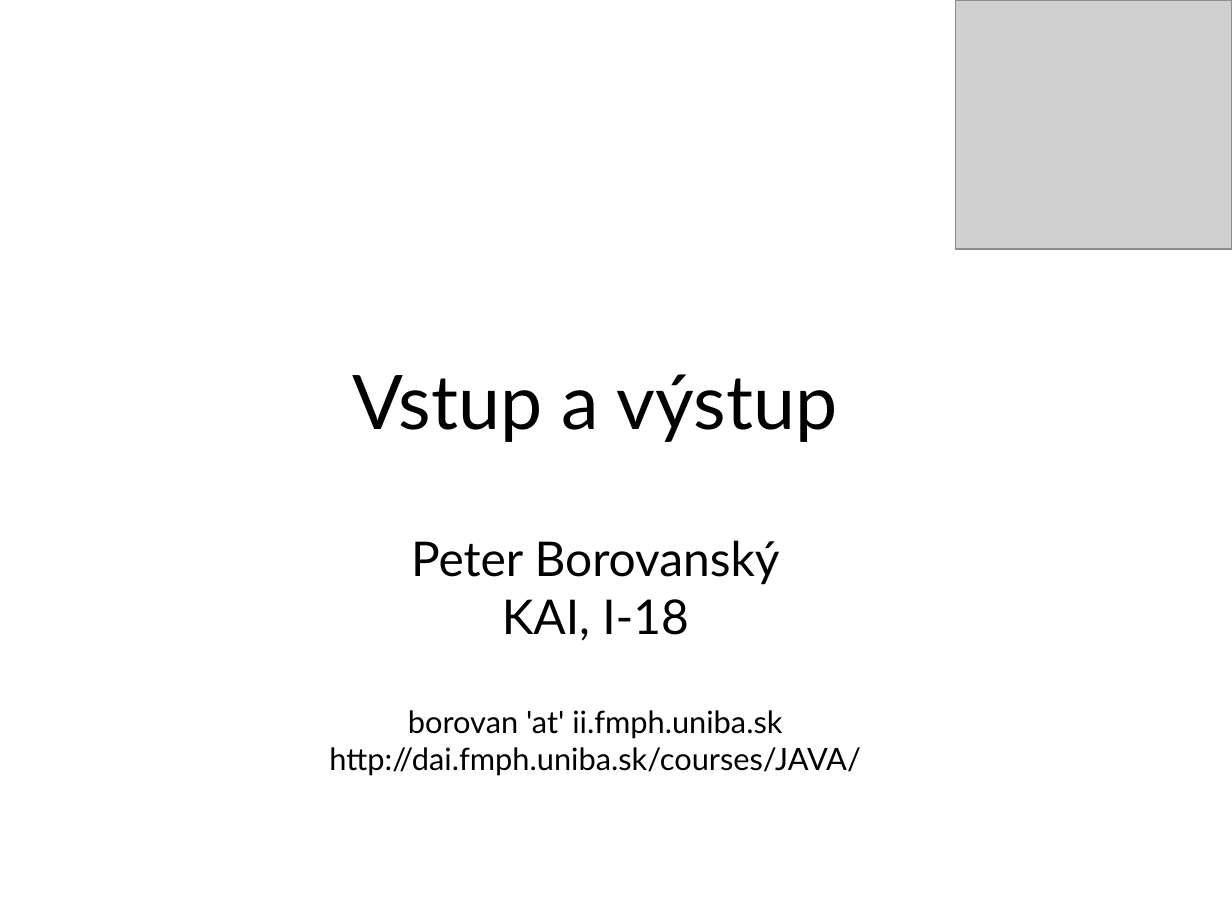
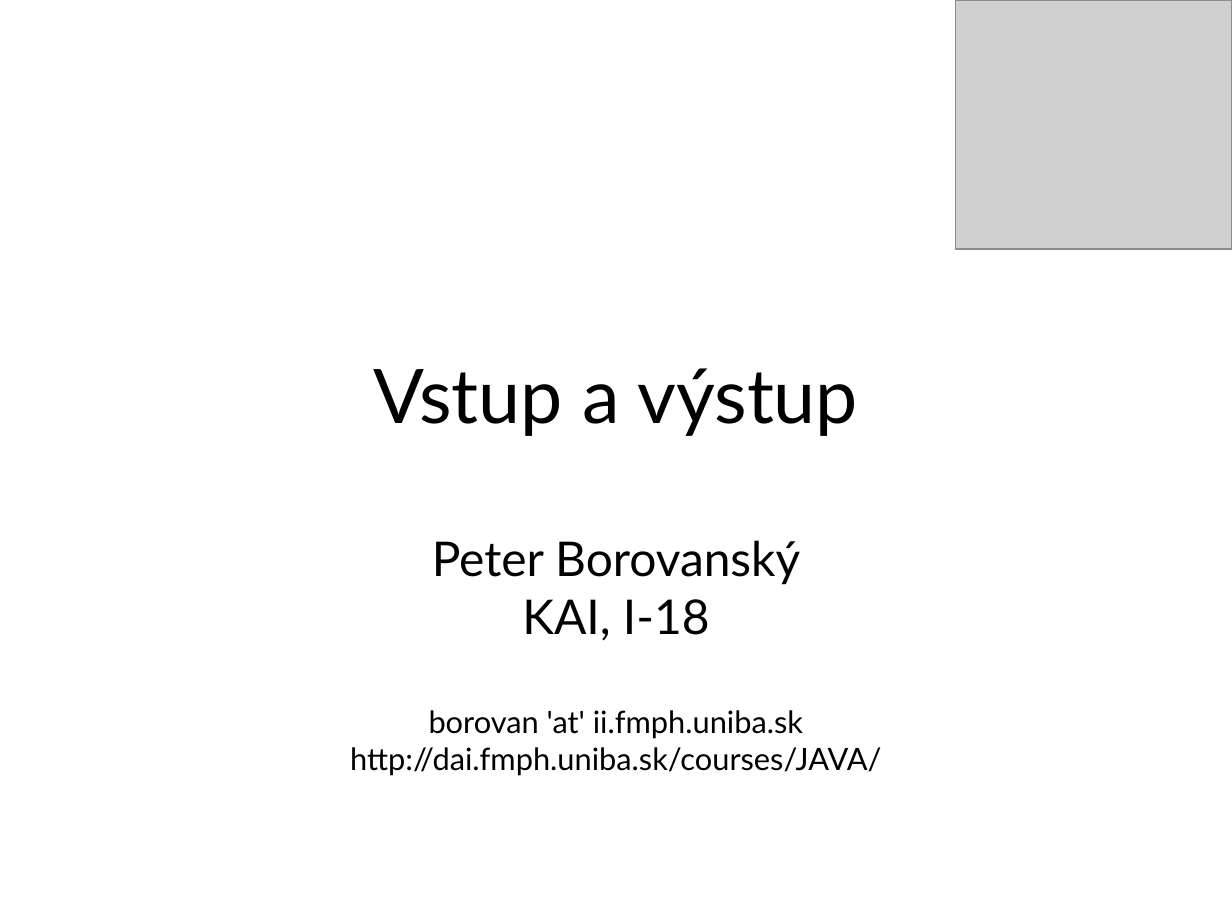
Before and after one commit to Programovanie4/Prednasky, a slide deck: slide 1 of 08/08_java.ppt. Drawn at 1232x924 pixels with LibreOffice and Linux fonts; fonts in the diff are those of the drawing; grey boxes stand for pictures. Boxes give left, top, right and bottom in pixels: in the first picture for what was removed or moved away, otherwise in the second. Text is boxed around its words. In the diff, an @@ line names an element or a change of style, - is before the commit and + after.

```diff
--- a/08/08_java.ppt
+++ b/08/08_java.ppt
@@ title "Vstup a výstup": place and size @@
-title "Vstup a výstup" at [353,374,838,442]
+title "Vstup a výstup" at [374,368,858,436]
@@ subtitle "Peter Borovanský": place and size @@
-subtitle "Peter Borovanský" at [329,540,861,776]
+subtitle "Peter Borovanský" at [350,540,882,776]
```
Also in this commit, not shown: 4 other slides changed, 2 slides added, 2 other files.
